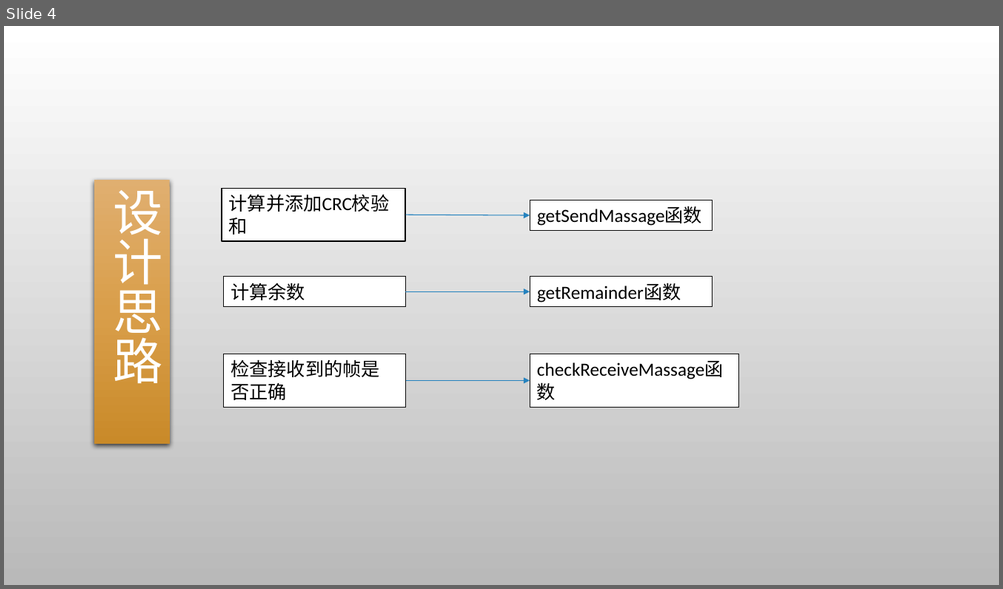
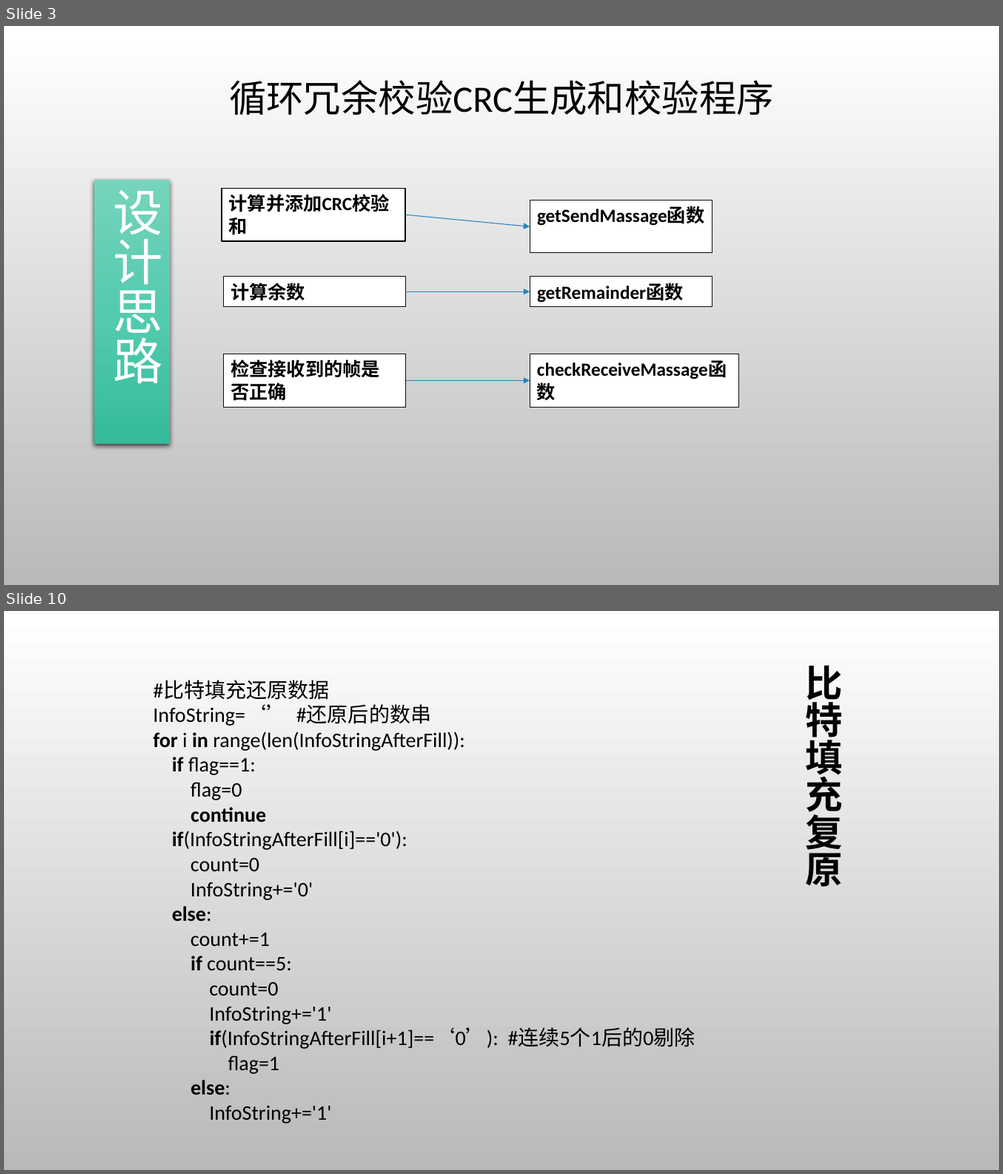
Before and after one commit to gcrth/computer_network, a slide deck: chapter3/ppt/ppt-chapter3.pptx. Shown one above the other, each under a label of ours: slide 4 before the commit, slides 3 and 10 after it; the slides between them are not shown. The pictures are 1003x589 and 1003x1174 pixels, drawn with LibreOffice and Linux fonts; fonts in the diff are those of the drawing; background and template pictures are left out. Boxes give left, top, right and bottom in pixels: in the first picture for what was removed or moved away, otherwise in the second. Text is boxed around its words. In the diff, an @@ line names an element or a change of style, - is before the commit and + after.

```diff
--- a/chapter3/ppt/ppt-chapter3.pptx
+++ b/chapter3/ppt/ppt-chapter3.pptx
@@ slide 10 added at [4, 611, 999, 1170], background picture (left out) @@
@@ title added at [805, 665, 842, 887], 36 pt, text #000000, bold @@
+比特填充复原
@@ text added at [153, 680, 695, 1124], 20 pt, text #000000 @@
+#比特填充还原数据
+InfoString=‘’ #还原后的数串
+for i in range(len(InfoStringAfterFill)):
+if flag==1:
+flag=0
+continue
+if(InfoStringAfterFill[i]=='0'):
+count=0
+InfoString+='0'
+else:
+count+=1
+if count==5:
+count=0
+InfoString+='1'
+if(InfoStringAfterFill[i+1]==‘0’): #连续5个1后的0剔除
+flag=1
+else:
+InfoString+='1'
@@ what was slide 4 is now slide 3 @@
@@ slide 3 changed as well @@
@@ text added at [229, 80, 774, 115], 36 pt, text #000000 @@
+循环冗余校验CRC生成和校验程序
@@ rectangle "设计思路" at [94, 180, 170, 444]: fill gradient #E0B071 to #DA9F4B to #C98A29 to gradient #77D4BC to #54CBAF to #36BA9C @@
@@ bold on in 6 elements at [221, 189, 405, 241], [529, 277, 711, 306], [223, 277, 405, 306], [223, 355, 405, 407], [529, 355, 738, 407], [529, 201, 711, 254] @@
@@ rectangle "getSendMassage函数": place and size @@
-rectangle "getSendMassage函数" at [529, 201, 711, 230]
+rectangle "getSendMassage函数" at [529, 201, 711, 254]
@@ arrow moved from (405, 215) - (529, 215) to (405, 215) - (529, 227) @@
```
Also in this commit, not shown: 2 other slides changed, 28 other slides added, 2 slides removed.
